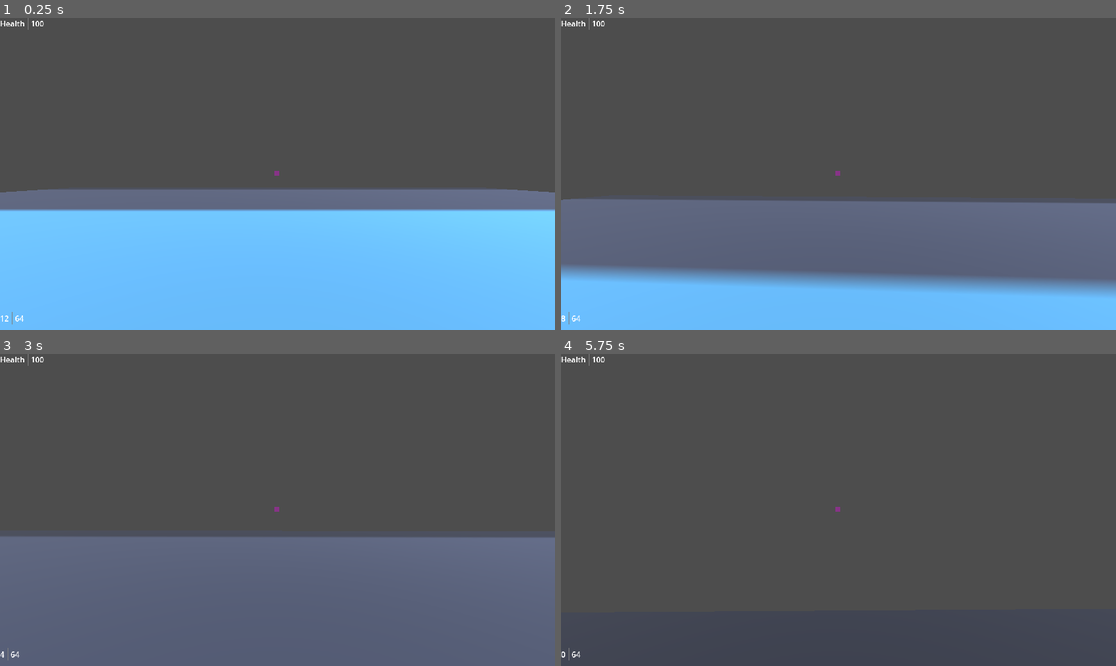
Above: before the commit, frames 1-4 (two rows, left to right).
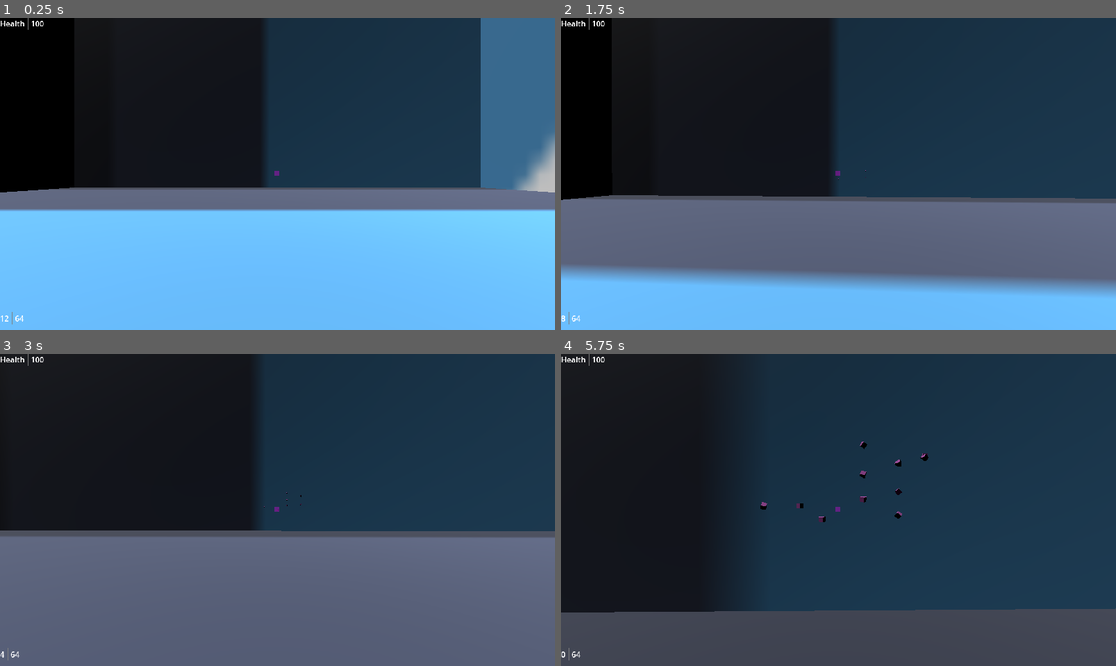
Above: after the commit, the same moments.

Repository: mabanana/FPS-Project-A
Game: Godot game, scene res://test_scene.tscn
Two runs of this game, one before a commit and one after it. Both use one fixed random seed, a clock stepped at 60 frames per second and the inputs below. The engine's default icon, where the game draws it, is replaced by a stand-in: a white triangle on a blue panel in a dark square.
Inputs (mouse positions are in pixels of both pictures, inside the frame that each line leads up to):
- Up to frame 1 (0.25 s): no input
- Up to frame 2 (1.75 s): tap Enter (ui_accept) at 0.5, 0.77, 1.52 s; move the mouse to (866, 174) at 0.52 s; press the mouse at (866, 174) at 0.53 s; hold Up (ui_up) from 0.53 s (still down); move the mouse to (810, 174) at 1.27 s; release the mouse at (810, 174) at 1.28 s; click (810, 174) at 1.35 s
- Up to frame 3 (3 s): keep holding Up (ui_up); move the mouse to (288, 503) at 2.02 s; press the mouse at (288, 503) at 2.03 s; move the mouse to (271, 516) at 2.77 s; release the mouse at (271, 516) at 2.78 s; click (271, 516) at 2.85 s
- Up to frame 4 (5.75 s): keep holding Up (ui_up); tap Enter (ui_accept) at 3.02, 3.77, 4.52 s; move the mouse to (877, 513) at 3.52 s; press the mouse at (877, 513) at 3.53 s; move the mouse to (794, 506) at 4.27 s; release the mouse at (794, 506) at 4.28 s; click (794, 506) at 4.35 s; move the mouse to (844, 510) at 5.02 s; press the mouse at (844, 510) at 5.03 s

The runs differ from the first frame. In frame 1, 55% of the frame differs, in the area x 0-100%, y 0-56%; in frame 2, 57%; in frame 3, 57%; in frame 4, 82%, in the area x 0-100%, y 0-83%.

Commit message:
Add walls and ceiling to testscene

Diff:
--- a/test_scene.tscn
+++ b/test_scene.tscn
@@ -26,6 +26,17 @@
 
 [sub_resource type="BoxShape3D" id="BoxShape3D_qqwvd"]
 size = Vector3(1, 3, 1)
+
+[sub_resource type="StandardMaterial3D" id="StandardMaterial3D_byu7g"]
+albedo_texture = ExtResource("1_fv1bh")
+
+[sub_resource type="BoxMesh" id="BoxMesh_qrq0x"]
+material = SubResource("StandardMaterial3D_byu7g")
+flip_faces = true
+size = Vector3(60, 100, 60)
+
+[sub_resource type="ConcavePolygonShape3D" id="ConcavePolygonShape3D_pwr4p"]
+data = PackedVector3Array(30, 50, 30, -30, 50, 30, -30, -50, 30, 30, -50, 30, 30, 50, 30, -30, -50, 30, -30, 50, -30, 30, 50, -30, 30, -50, -30, -30, -50, -30, -30, 50, -30, 30, -50, -30, 30, 50, -30, 30, 50, 30, 30, -50, 30, 30, -50, -30, 30, 50, -30, 30, -50, 30, -30, 50, 30, -30, 50, -30, -30, -50, -30, -30, -50, 30, -30, 50, 30, -30, -50, -30, -30, 50, 30, 30, 50, 30, 30, 50, -30, -30, 50, -30, -30, 50, 30, 30, 50, -30, 30, -50, 30, -30, -50, 30, -30, -50, -30, 30, -50, -30, 30, -50, 30, -30, -50, -30)
 
 [node name="Test Scene" type="Node3D"]
 
@@ -79,3 +90,15 @@
 
 [node name="CollisionShape3D" type="CollisionShape3D" parent="Target Dummy"]
 shape = SubResource("BoxShape3D_qqwvd")
+
+[node name="StaticBody3D" type="StaticBody3D" parent="."]
+transform = Transform3D(1, 0, 0, 0, 1, 0, 0, 0, 1, 0, -3, 0)
+
+[node name="Mesh" type="MeshInstance3D" parent="StaticBody3D"]
+transform = Transform3D(1, 0, 0, 0, 1, 0, 0, 0, 1, 0, 51, 0)
+mesh = SubResource("BoxMesh_qrq0x")
+skeleton = NodePath("")
+
+[node name="CollisionShape3D" type="CollisionShape3D" parent="StaticBody3D"]
+transform = Transform3D(1, 0, 0, 0, 1, 0, 0, 0, 1, 0, 51, 0)
+shape = SubResource("ConcavePolygonShape3D_pwr4p")
Not shown: 1 places in test_scene.tscn that only renumber resources
